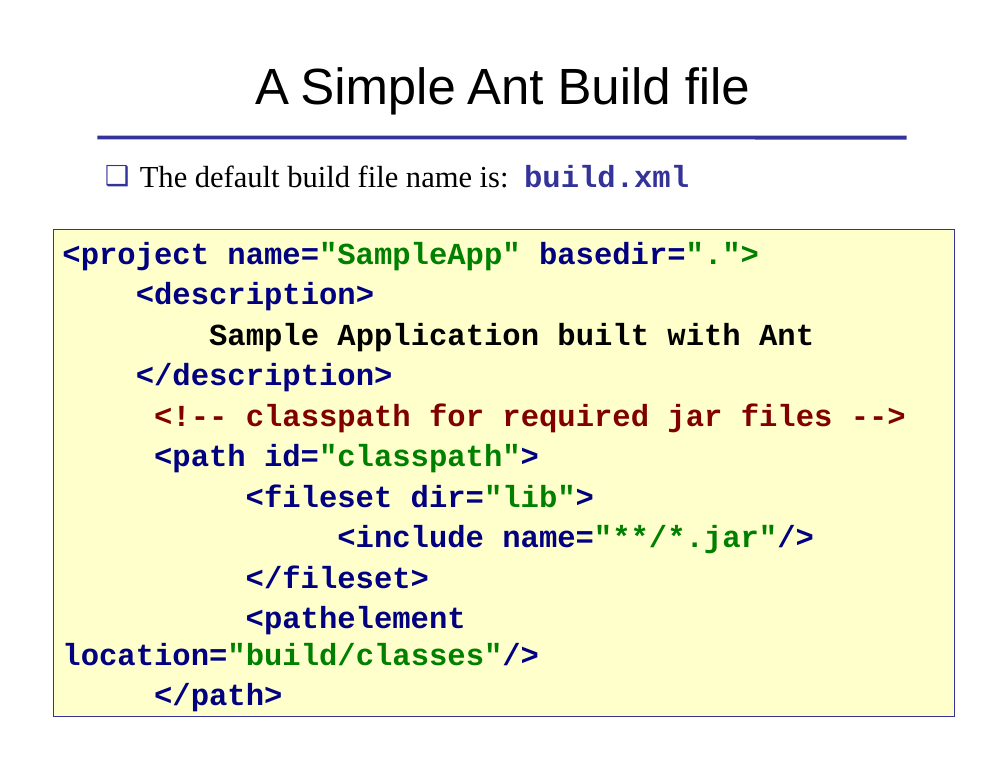
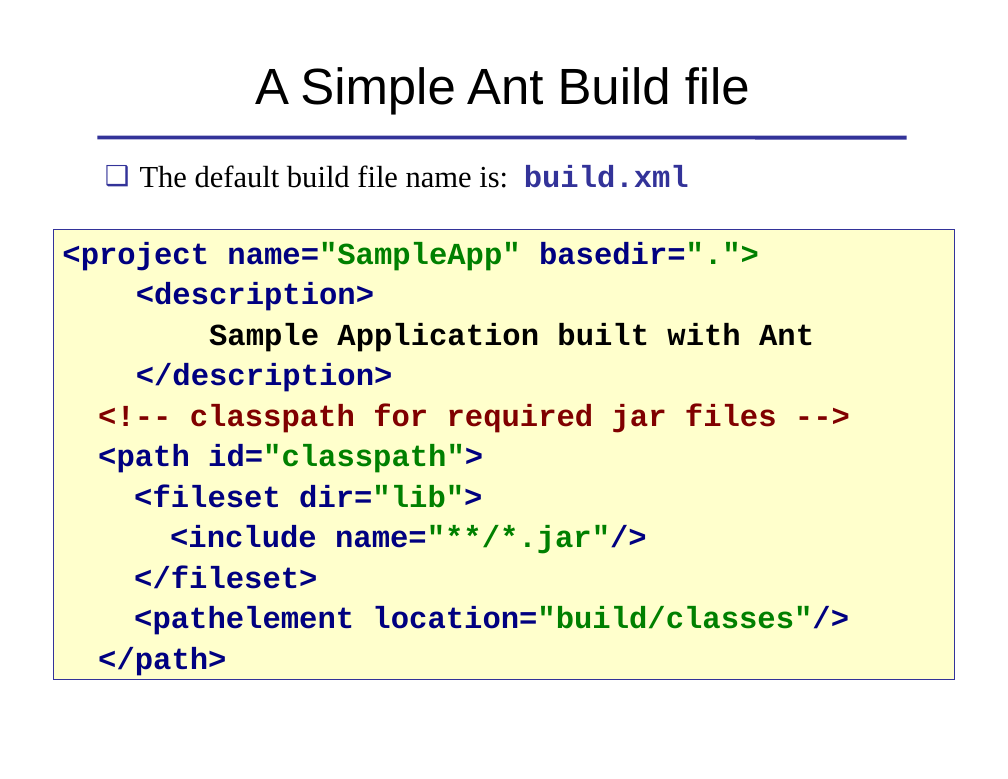
Before and after one commit to cpske/ISP, a slide deck: slide 12 of automate/Ant.ppt. Drawn at 1008x779 pixels with LibreOffice and Linux fonts; fonts in the diff are those of the drawing. Boxes give left, top, right and bottom in pixels: in the first picture for what was removed or moved away, otherwise in the second. Text is boxed around its words. In the diff, an @@ line names an element or a change of style, - is before the commit and + after.

```diff
--- a/automate/Ant.ppt
+++ b/automate/Ant.ppt
@@ rectangle "<project name="SampleApp" basedir=".">": place and size @@
-rectangle "<project name="SampleApp" basedir=".">" at box(53, 229, 954, 717)
+rectangle "<project name="SampleApp" basedir=".">" at box(53, 229, 954, 680)
```
Also in this commit, not shown: 7 other slides changed, 1 other file.
